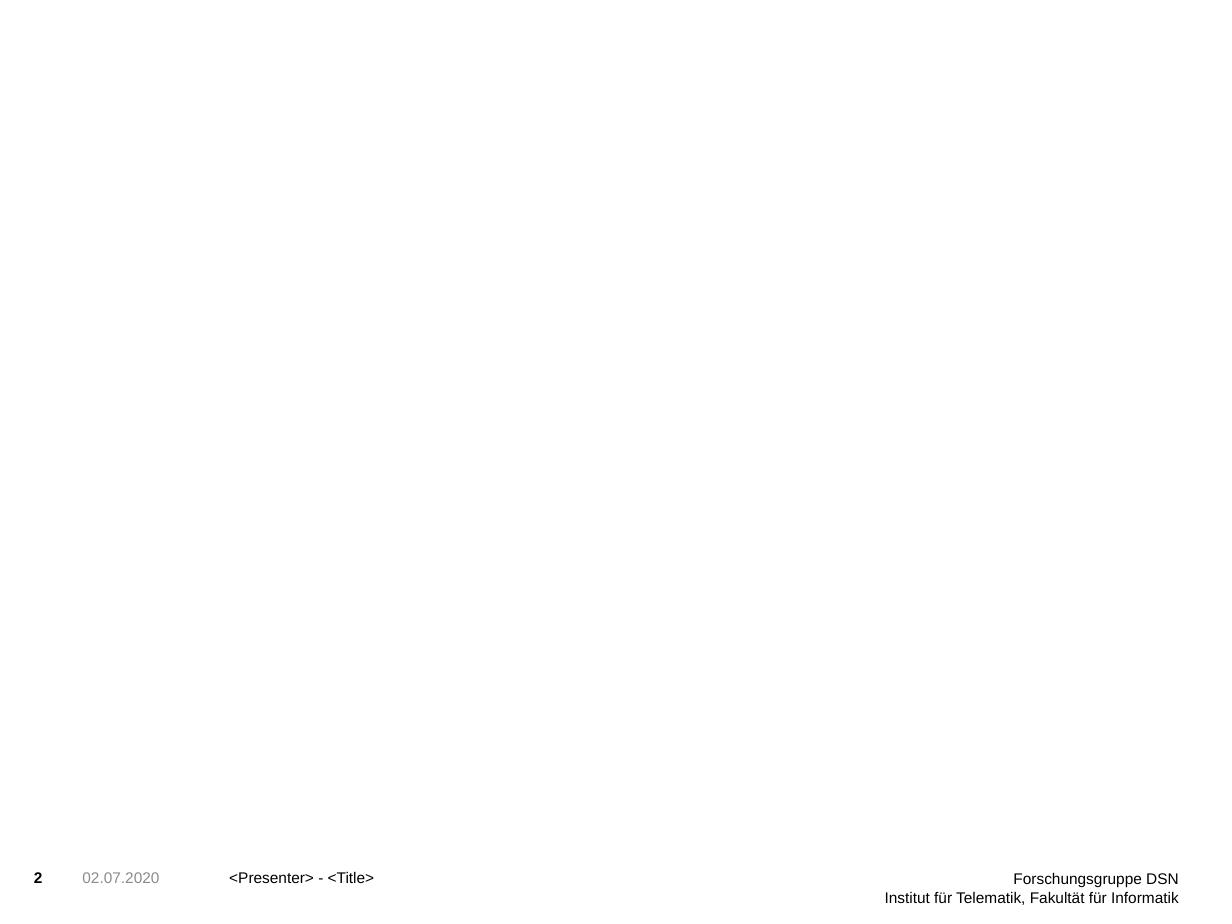
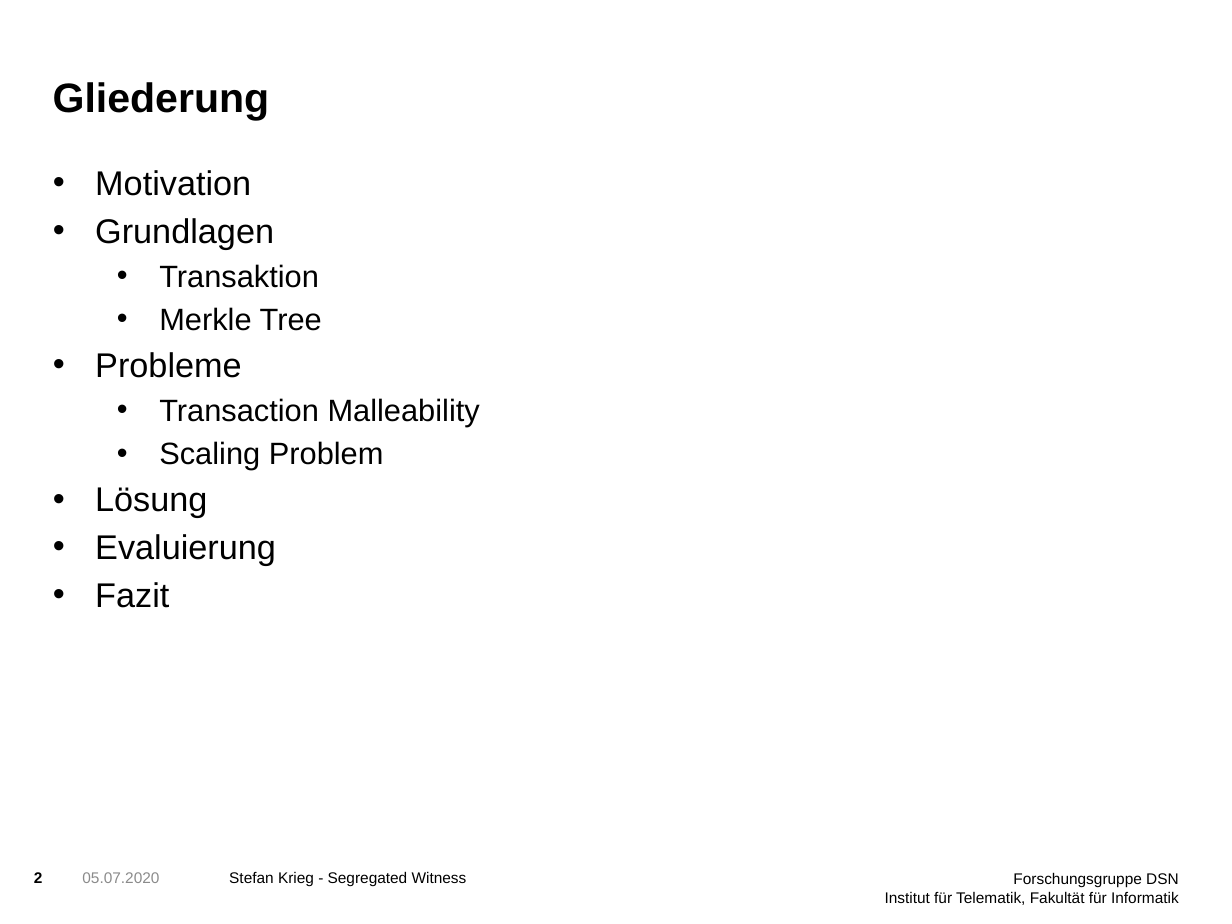
Before and after one commit to StefanDerEchte/SegWit-Proseminar, a slide deck: slide 2 of SegWit Präsentation.pptx. Drawn at 1232x924 pixels with LibreOffice and Linux fonts; fonts in the diff are those of the drawing; background and template pictures are left out. Boxes give left, top, right and bottom in pixels: in the first picture for what was removed or moved away, otherwise in the second. Text is boxed around its words. In the diff, an @@ line names an element or a change of style, - is before the commit and + after.

```diff
--- a/SegWit Präsentation.pptx
+++ b/SegWit Präsentation.pptx
@@ title added at (x1=53, y1=82, x2=270, y2=120), 24 pt, text #000000, bold @@
+Gliederung
@@ text added at (x1=95, y1=170, x2=480, y2=608), 18 pt, text #000000 @@
+• Motivation
+• Grundlagen
+  • Transaktion
+  • Merkle Tree
+• Probleme
+  • Transaction Malleability
+  • Scaling Problem
+• Lösung
+• Evaluierung
+• Fazit
@@ text at (x1=82, y1=872, x2=159, y2=883): text changed @@
-02.07.2020
+05.07.2020
@@ text at (x1=229, y1=871, x2=467, y2=887): text changed @@
-<Presenter> - <Title>
+Stefan Krieg - Segregated Witness
```
Also in this commit, not shown: 3 other slides changed, 14 slides added, 4 slides removed, 7 other files.
